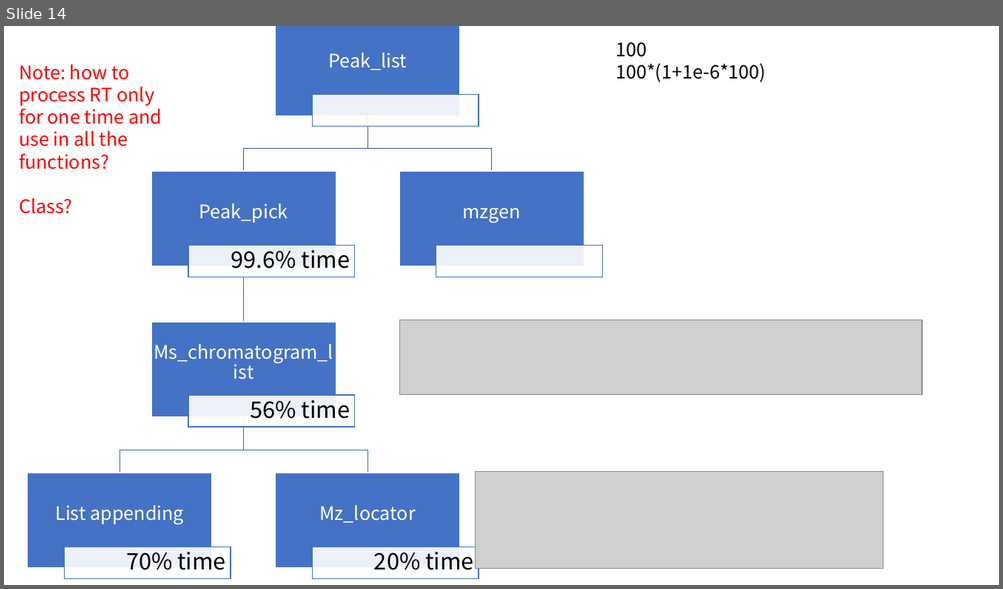
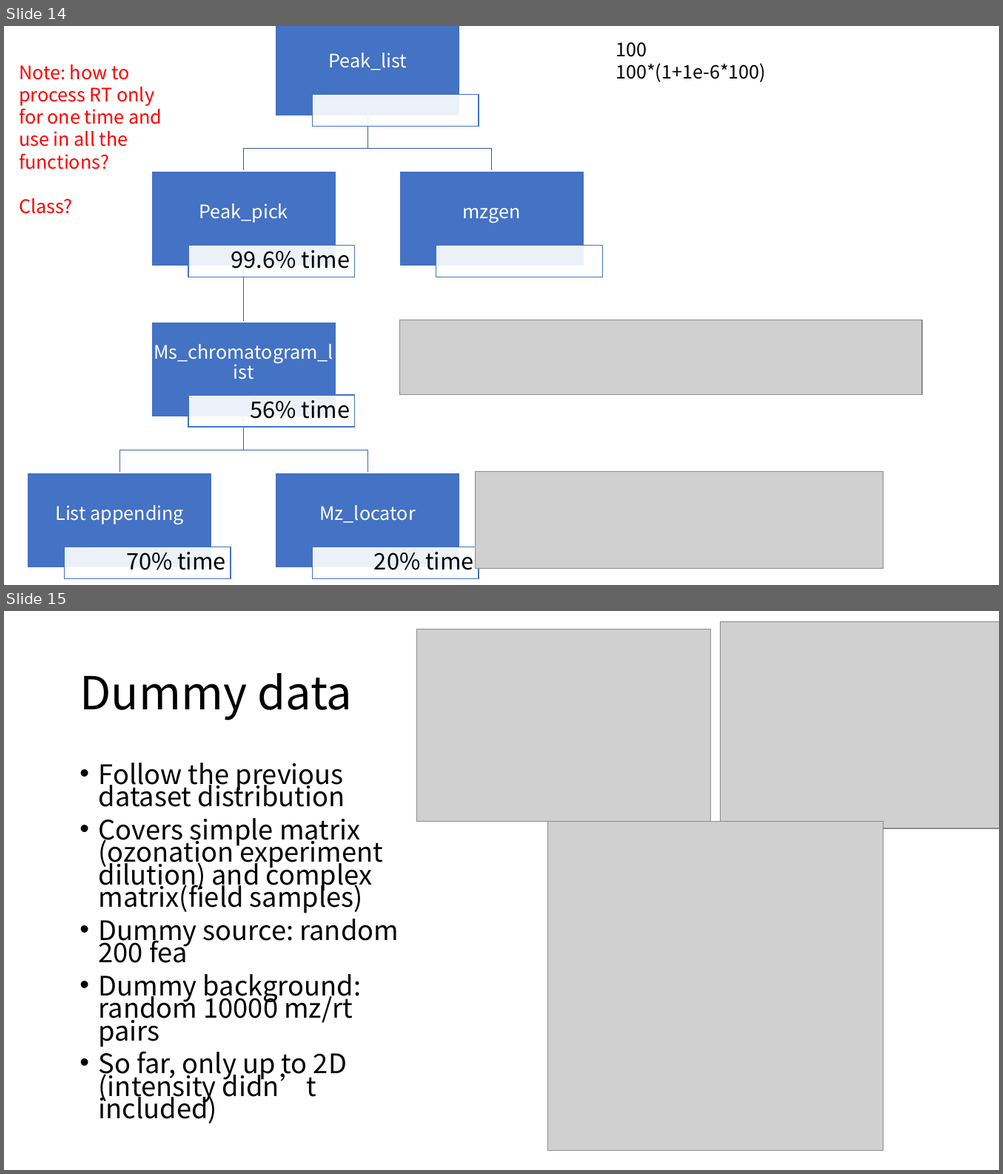
Before and after one commit to XiminHu/mass-suite, a slide deck: doc/CR-20210202.pptx. Shown one above the other, each under a label of ours: slide 14 before the commit, slides 14 and 15 after it. The pictures are 1003x589 and 1003x1174 pixels, drawn with LibreOffice and Linux fonts; fonts in the diff are those of the drawing; grey boxes stand for pictures. Boxes give left, top, right and bottom in pixels: in the first picture for what was removed or moved away, otherwise in the second. Text is boxed around its words. In the diff, an @@ line names an element or a change of style, - is before the commit and + after.

Commit message:
source pattern rec trail

```diff
--- a/doc/CR-20210202.pptx
+++ b/doc/CR-20210202.pptx
@@ slide 15 added at [4,611,999,1170], background #FFFFFF @@
@@ picture added at [417,629,711,821] @@
@@ picture added at [720,622,999,829] @@
@@ title added at [79,673,352,721], 44 pt, text #000000 @@
+Dummy data
@@ text added at [99,763,398,1124], 25.9 pt, text #000000 @@
+• Follow the previous dataset distribution
+• Covers simple matrix (ozonation experiment dilution) and complex matrix(field samples)
+• Dummy source: random 200 fea
+• Dummy background: random 10000 mz/rt pairs
+• So far, only up to 2D (intensity didn’t included)
@@ picture added at [548,821,883,1151] @@
```
Also in this commit, not shown: 3 other slides added, 7 other files.
